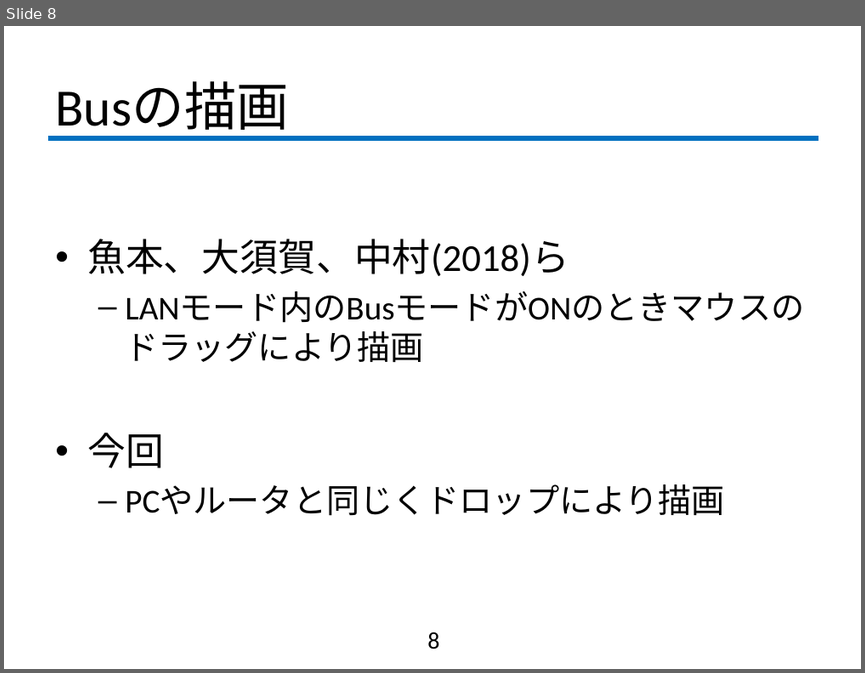
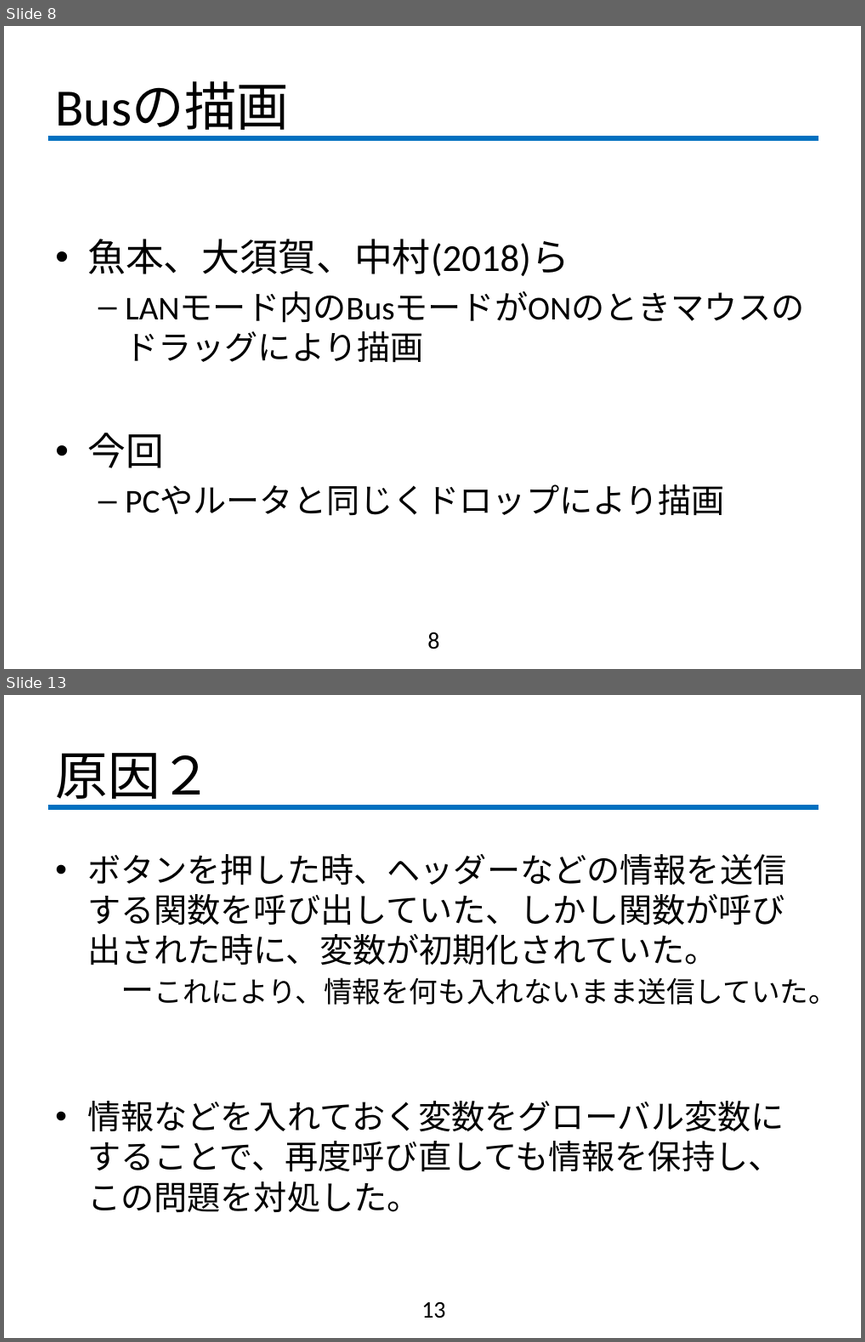
Before and after one commit to fujiLabo/fuji_simu, a slide deck: 1203(numa)進捗.pptx. Shown one above the other, each under a label of ours: slide 8 before the commit, slides 8 and 13 after it; the slides between them are not shown. The pictures are 865x673 and 865x1342 pixels, drawn with LibreOffice and Linux fonts; fonts in the diff are those of the drawing; background and template pictures are left out. Boxes give left, top, right and bottom in pixels: in the first picture for what was removed or moved away, otherwise in the second. Text is boxed around its words. In the diff, an @@ line names an element or a change of style, - is before the commit and + after.

```diff
--- a/1203(numa)進捗.pptx
+++ b/1203(numa)進捗.pptx
@@ slide 13 added at (4, 695, 861, 1338), background #FFFFFF; not listed: 1 template element that a slide beside it also shows @@
@@ title added at (55, 753, 212, 808), 44 pt, text #000000 @@
+原因２
@@ text added at (87, 854, 837, 1213), 28 pt, text #000000 @@
+• ボタンを押した時、ヘッダーなどの情報を送信する関数を呼び出していた、しかし関数が呼び出された時に、変数が初期化されていた。
+  ーこれにより、情報を何も入れないまま送信していた。
+• 情報などを入れておく変数をグローバル変数にすることで、再度呼び直しても情報を保持し、この問題を対処した。
@@ page number added at (421, 1302, 445, 1318), 20 pt, text #000000 @@
+13
```
Also in this commit, not shown: 2 slides changed, 5 other slides added, 2 other files.
